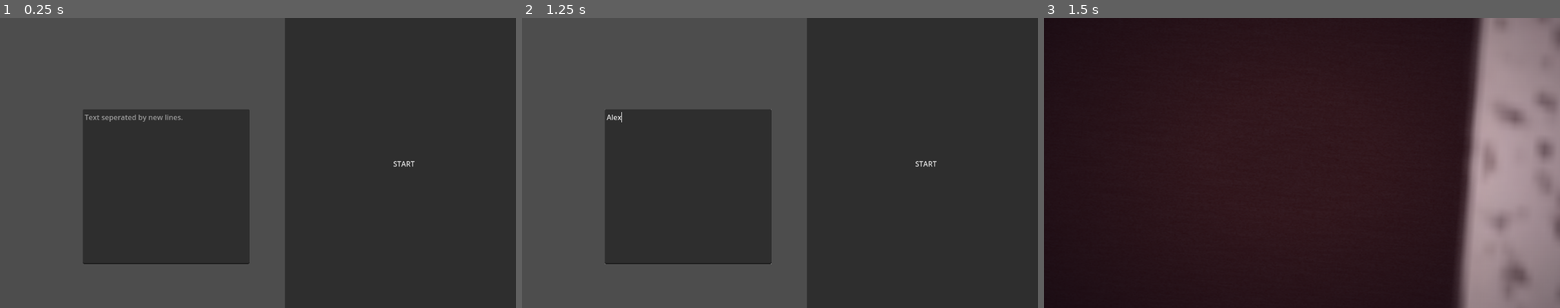
Above: before the commit, frames 1-3 (left to right).
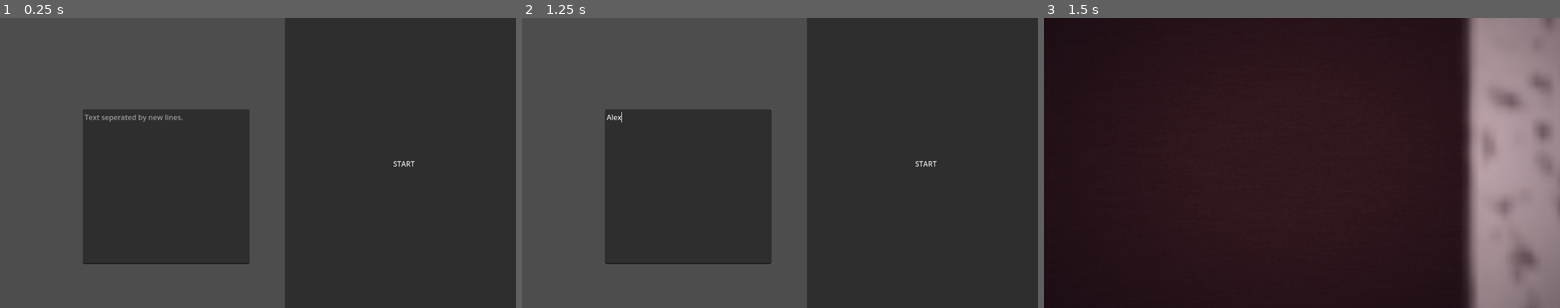
Above: after the commit, the same moments.

Repository: VISION-UX/GuidingLightGen
Game: Godot game, scene res://main.tscn
The game is run twice, just before and just after one commit, with the same random seed, the same clock (stepped at 60 frames per second) and the same inputs.
Inputs (mouse positions are in pixels of both pictures, inside the frame that each line leads up to):
- Up to frame 1 (0.25 s): no input
- Up to frame 2 (1.25 s): click (687, 186) at 0.52 s; type "Alex" at 0.6 s
- Up to frame 3 (1.5 s): click "START" at 1.25 s

Frames 1-2 are identical in both runs. In frame 3, 3.7% of the frame differs, in the area x 80-100%, y 0-100%.

Commit message:
VERSION UPDATE HEHE

Diff:
--- a/src/Scenes/death.tscn
+++ b/src/Scenes/death.tscn
@@ -161,10 +161,10 @@
 tracks/9/interp = 1
 tracks/9/loop_wrap = true
 tracks/9/keys = {
-"times": PackedFloat32Array(0, 19.95),
-"transitions": PackedFloat32Array(1, 1),
+"times": PackedFloat32Array(0),
+"transitions": PackedFloat32Array(1),
 "update": 1,
-"values": [true, false]
+"values": [true]
 }
 tracks/10/type = "value"
 tracks/10/imported = false
@@ -282,7 +282,6 @@
 color = Color(1, 0, 0, 1)
 
 [node name="Camera" type="Camera2D" parent="."]
-ignore_rotation = false
 current = true
 smoothing_enabled = true
 smoothing_speed = 0.563
--- a/src/Scripts/death_text.gd
+++ b/src/Scripts/death_text.gd
@@ -8,7 +8,7 @@
 var line: int = 0
 
 # time limit settings
-@export var time_between_text_changes: float = 1.0
+@export var time_between_text_changes: float = 10.0
 var timer: float = 0.0
 
 # self explanatory
@@ -24,7 +24,17 @@
 func _process(delta: float) -> void:
 	if enabled:
 		timer += delta
+		if timer >= time_between_text_changes:
+				timer = 0.0
 
+				if line < len(lines):
+					animator.play("fadeEnd")
+					text = lines[line]
+					line += 1
+				else:
+					animator.play("fadeStart")
+					enabled = false
+					visible = false
 		if Input.is_mouse_button_pressed(MOUSE_BUTTON_LEFT):
 			if timer >= time_between_text_changes:
 				timer = 0.0
